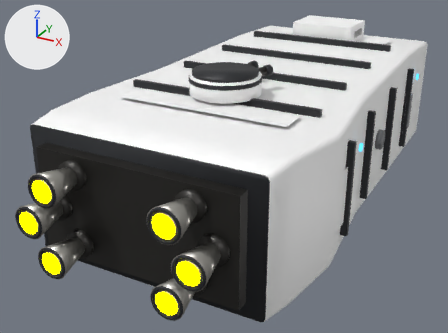
An edit to the glTF model ThoriumGap_JS/models/Ship_Blocky_10.glb, drawn before and after from the same camera.
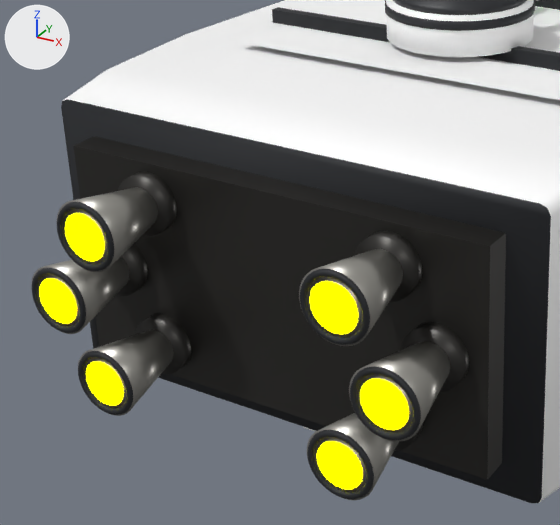
Each version is shown whole from a 50 mm lens placed at (2.2, -5.4, 1.94), pointed at (-0.37, -0.73, -0.4), then close up on the part from 0% to 61% of the width and 23% to 100% of the height. The lights are fixed; the arrows at upper left show +X, +Y and +Z. The last two pictures show the newer version. Where no turn or scale is listed for an object, it has been applied to the vertices.

In view in the first close-up: 'AftBulkhead_RectangularEngineFrame', 'CargoRib_01_DorsalCrossBeam', 'DorsalPaintBand_01_WideCargoStripe', 'EngineBell_LowerLeft_ShortCargoNozzle', 'EngineBell_LowerRight_ShortCargoNozzle', 'EngineBell_MiddleLeft_ShortCargoNozzle', 'EngineBell_MiddleRight_ShortCargoNozzle', 'EngineBell_UpperLeft_ShortCargoNozzle', 'EngineBell_UpperRight_ShortCargoNozzle', 'EngineEmitter', 'Hull_RoundedRectCargoBody', 'PillboxTurret_01_DorsalAft_CylindricalArmorWall' and 15 more.
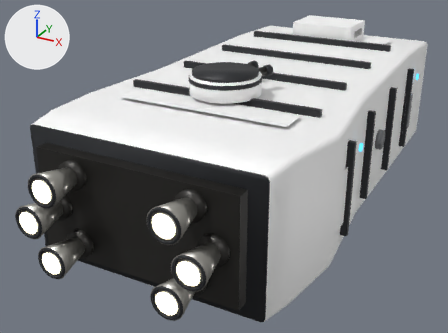
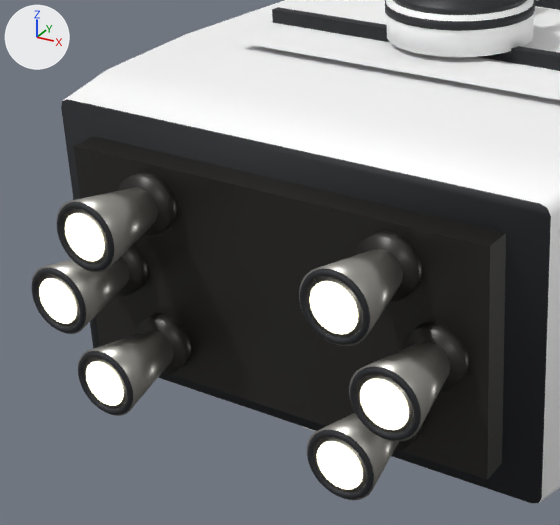
What differs and where, as boxes [x1, y1, x2, y2] in the close-ups (560 x 525 px):
'EngineEmitter', recoloured: [39, 213, 409, 490] in both

What the commit changed:
In material 'EngineGlow' (mat_engineglow), emission_color goes from (1.0, 1.0, 0.0) (yellow #ffff00) to (0.62, 0.57, 0.4) (beige #cec7aa).
